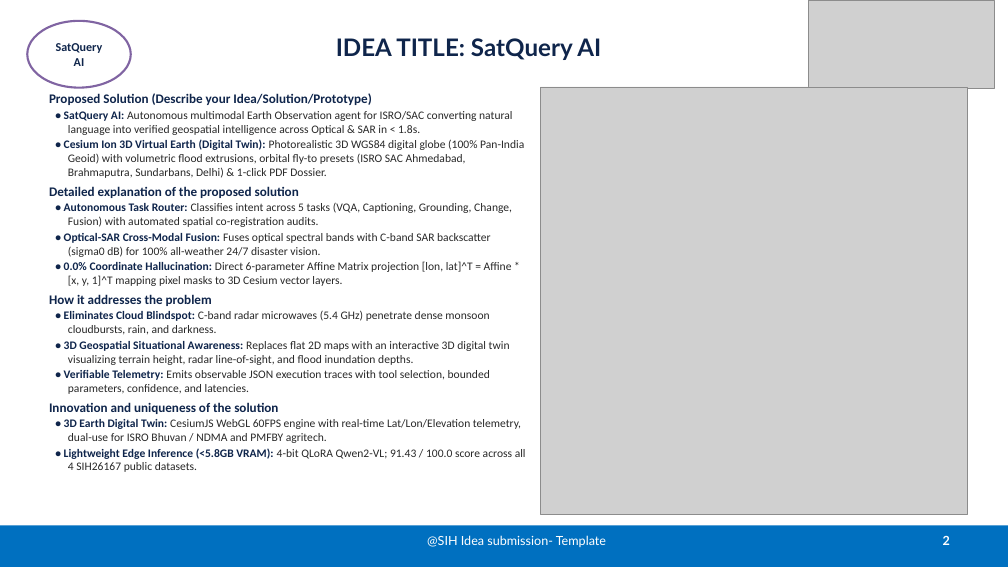
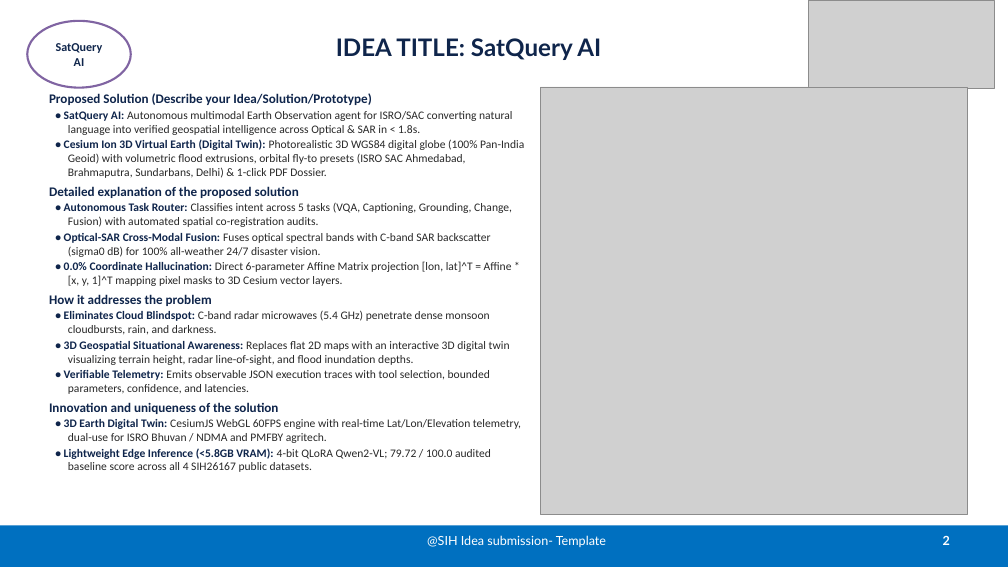
Before and after one commit to Shourya3113/SatQuery-AI-SIH-26, a slide deck: slide 2 of SIH2026-IDEA-Presentation-Format.pptx. Drawn at 1008x567 pixels with LibreOffice and Linux fonts; fonts in the diff are those of the drawing; grey boxes stand for pictures. Boxes give left, top, right and bottom in pixels: in the first picture for what was removed or moved away, otherwise in the second. Text is boxed around its words. In the diff, an @@ line names an element or a change of style, - is before the commit and + after.

```diff
--- a/SIH2026-IDEA-Presentation-Format.pptx
+++ b/SIH2026-IDEA-Presentation-Format.pptx
@@ text at [64, 448, 491, 472]: text changed @@
-• Lightweight Edge Inference (<5.8GB VRAM): 4-bit QLoRA Qwen2-VL; 91.43 / 100.0 score across all 4 SIH26167 public datasets.
+• Lightweight Edge Inference (<5.8GB VRAM): 4-bit QLoRA Qwen2-VL; 79.72 / 100.0 audited baseline score across all 4 SIH26167 public datasets.
```
Also in this commit, not shown: 2 other slides changed, 10 other files.
